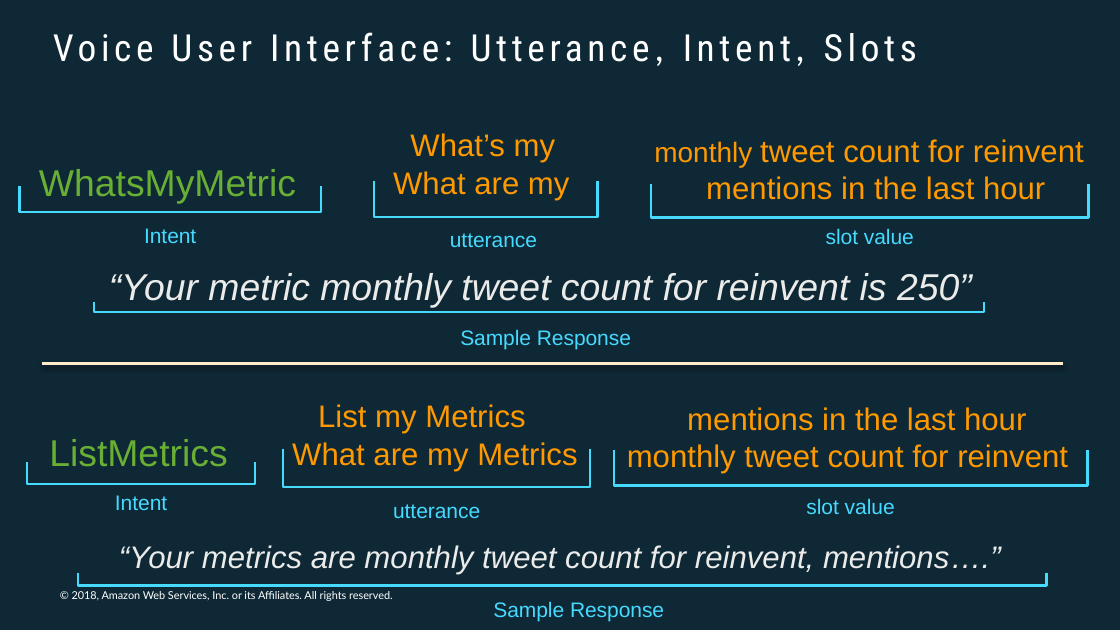
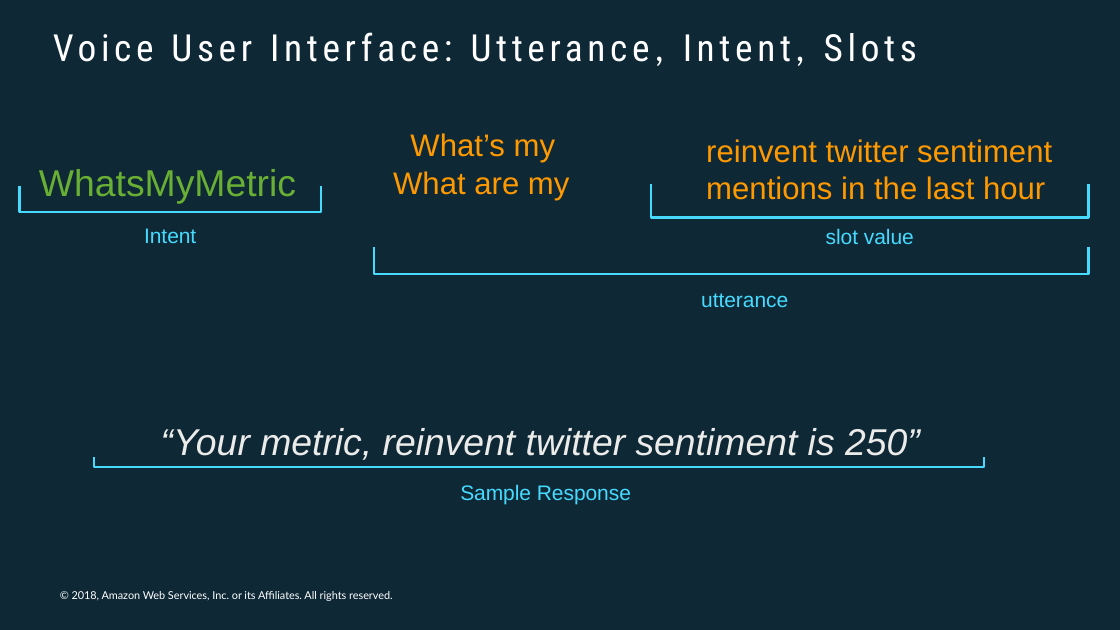
Before and after one commit to awslabs/voice-powered-analytics, a slide deck: slide 17 of media/loft/nyc/voice-powered-analytics-nyc-loft.pptx. Drawn at 1120x630 pixels with LibreOffice and Linux fonts; fonts in the diff are those of the drawing; background and template pictures are left out. Boxes give left, top, right and bottom in pixels: in the first picture for what was removed or moved away, otherwise in the second. Text is boxed around its words. In the diff, an @@ line names an element or a change of style, - is before the commit and + after.

```diff
--- a/media/loft/nyc/voice-powered-analytics-nyc-loft.pptx
+++ b/media/loft/nyc/voice-powered-analytics-nyc-loft.pptx
@@ text at bbox=[706, 139, 1052, 200]: text changed @@
-monthly tweet count for reinvent
-mentions in the last hour
+reinvent twitter sentiment
+mentions in the last hour
@@ freeform shape: place and size @@
-freeform shape at bbox=[374, 181, 597, 217]
+freeform shape at bbox=[374, 246, 1089, 273]
@@ text "utterance": place and size @@
-text "utterance" at bbox=[450, 233, 537, 247]
+text "utterance" at bbox=[701, 293, 788, 307]
@@ line removed from (41, 364) to (1063, 364) @@
@@ text removed at bbox=[292, 404, 577, 471] @@
-List my Metrics
-What are my Metrics
@@ text removed at bbox=[627, 407, 1068, 473] @@
-mentions in the last hour
-monthly tweet count for reinvent
@@ text removed at bbox=[49, 439, 227, 467] @@
-ListMetrics
@@ text at bbox=[161, 428, 920, 460]: text changed @@
-“Your metric monthly tweet count for reinvent is 250”
+“Your metric, reinvent twitter sentiment is 250”
@@ freeform shape removed at bbox=[283, 449, 590, 487] @@
@@ freeform shape removed at bbox=[27, 463, 255, 484] @@
@@ freeform shape: place and size @@
-freeform shape at bbox=[94, 301, 983, 311]
+freeform shape at bbox=[94, 457, 983, 467]
@@ text "Sample Response": place and size @@
-text "Sample Response" at bbox=[460, 330, 631, 349]
+text "Sample Response" at bbox=[460, 485, 631, 505]
@@ freeform shape removed at bbox=[614, 450, 1088, 486] @@
@@ text removed at bbox=[115, 495, 167, 510] @@
-Intent
@@ text removed at bbox=[393, 504, 480, 518] @@
-utterance
@@ text removed at bbox=[806, 499, 895, 514] @@
-slot value
@@ text removed at bbox=[119, 545, 1001, 575] @@
-“Your metrics are monthly tweet count for reinvent, mentions….”
@@ freeform shape removed at bbox=[78, 572, 1047, 586] @@
@@ text removed at bbox=[493, 602, 664, 622] @@
-Sample Response
```
Also in this commit, not shown: 2 other slides changed, 1 slide added.
